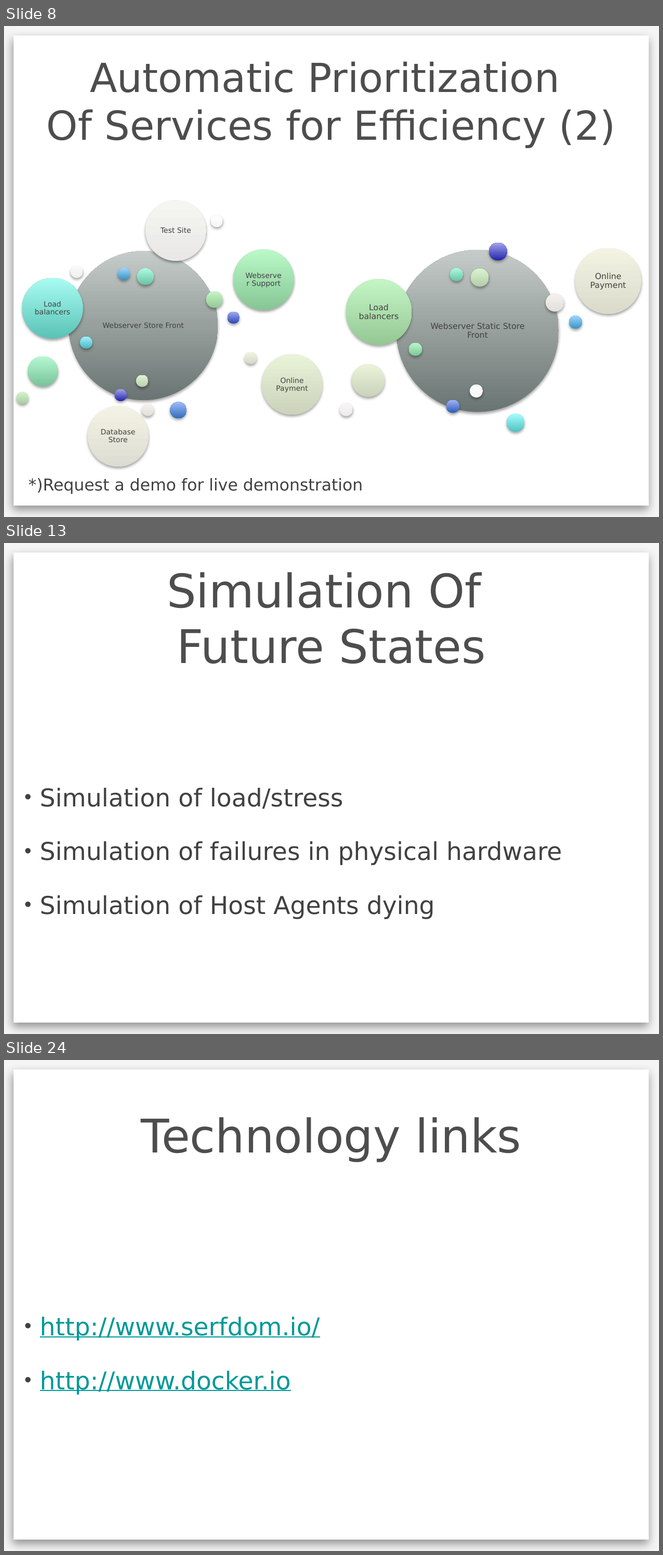
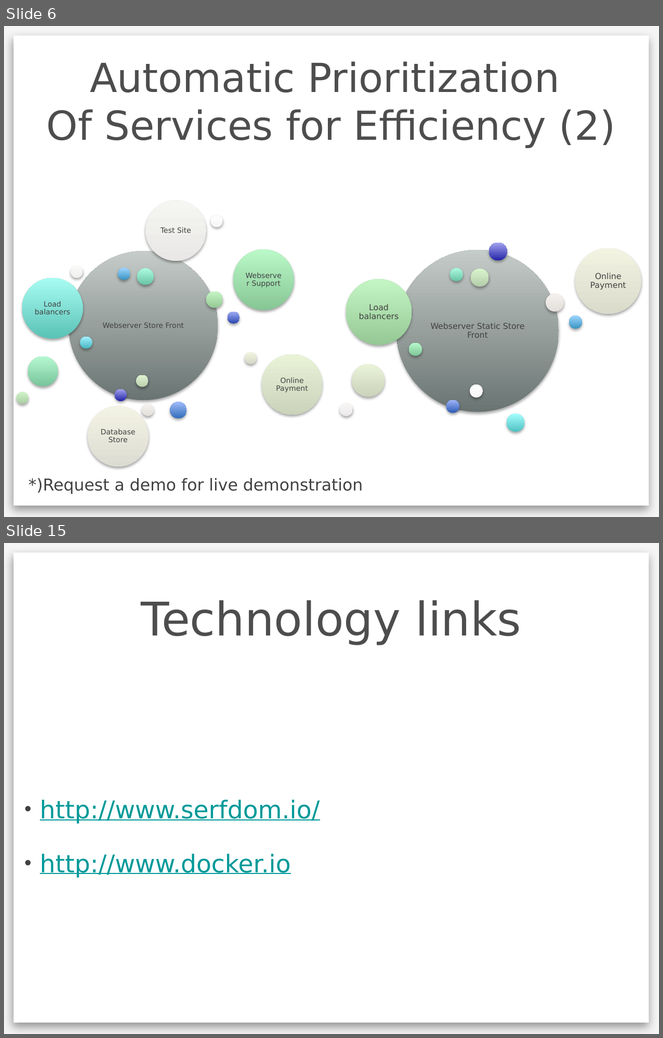
Before and after one commit to pinireznik/antitude, a slide deck: Mitosis-pitch.pptx. Shown one above the other, each under a label of ours: slides 8, 13 and 24 before the commit, slides 6 and 15 after it; the slides between them are not shown. The pictures are 663x1555 and 663x1038 pixels, drawn with LibreOffice and Linux fonts; fonts in the diff are those of the drawing; background and template pictures are left out. Boxes give left, top, right and bottom in pixels: in the first picture for what was removed or moved away, otherwise in the second. Text is boxed around its words. In the diff, an @@ line names an element or a change of style, - is before the commit and + after.

```diff
--- a/Mitosis-pitch.pptx
+++ b/Mitosis-pitch.pptx
@@ slide 13 removed at bbox=[4, 543, 659, 1034], background #F5F5F5; not listed: 1 template element that a slide beside it also shows @@
@@ title removed at bbox=[167, 572, 486, 664] @@
-Simulation Of
-Future States
@@ text removed at bbox=[40, 788, 562, 919] @@
-• Simulation of load/stress
-• Simulation of failures in physical hardware
-• Simulation of Host Agents dying
@@ what was slide 8 is now slide 6 @@
@@ what was slide 24 is now slide 15 @@
```
Also in this commit, not shown: 4 slides changed, 7 slides added, 15 other slides removed.
